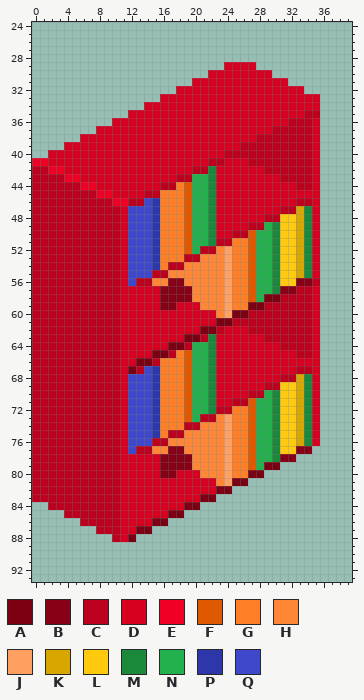
Two states of a sprite sheet, vince_mckeown/DungeonExplorer/images/track_bookshelf.png. Above is the file before it was changed.
The file is 50x100 pixels. Colours within 5 levels of each other are drawn and written as one. Shown: x 0..39, y 24..93.
Palette (. is transparent): A #7b0012  B #880015  C #bd001d  D #d70020  E #f00024  F #df5900  G #ff7f27  H #ff8635  J #ff9f60  K #d7a700  L #ffc90e  M #1b893c  N #22b14c  P #2e37a9  Q #3f48cc
After the commit:
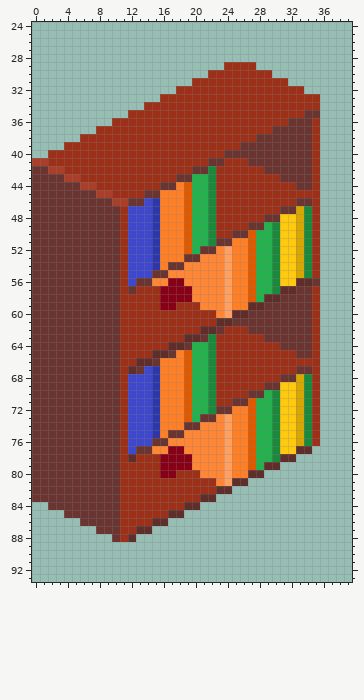
The edit:
colour A: #7b0012 -> #5f2d2a
colour C: #bd001d -> #6a3431
colour D: #d70020 -> #9c3018
colour E: #f00024 -> #a93f28
y 56: x 33..34 BB -> AA
y 57: x 12 D -> C; x 31..32 BB -> AA
y 77: x 33..34 BB -> AA
y 78: x 12 D -> A; x 31..32 BB -> AA
